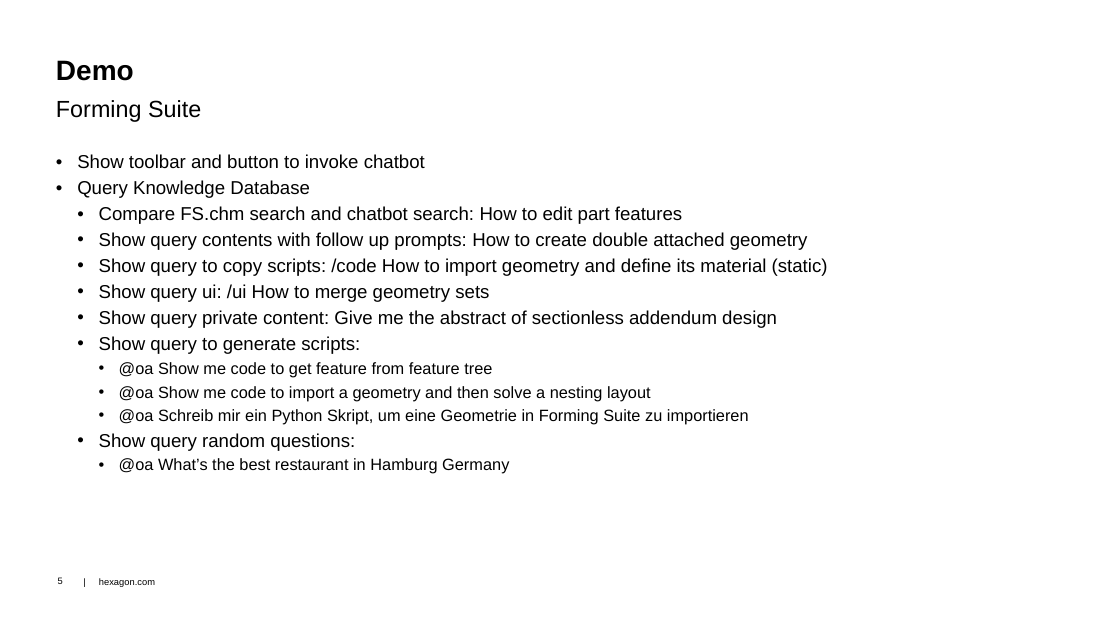
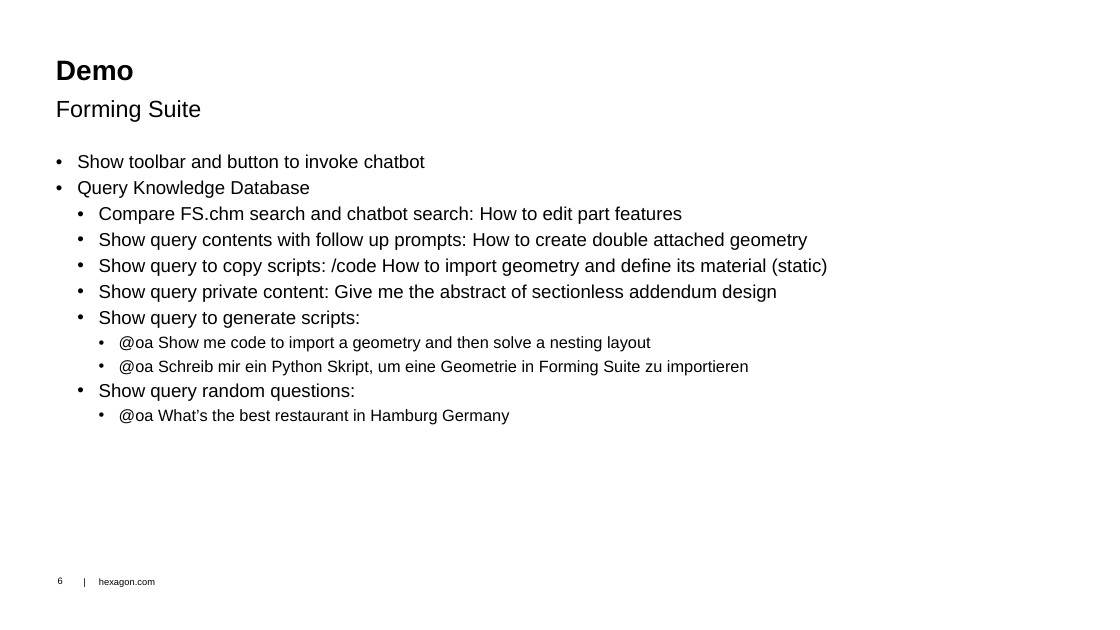
Before and after one commit to dongzgh/protos-vmccopilot, a slide deck: slide 6 of docs/VMC Hackathon 2024 - VMC.Chatbot - Demo.pptx (slide 5 before the commit). Drawn at 1120x630 pixels with LibreOffice and Linux fonts; fonts in the diff are those of the drawing; background and template pictures are left out. Boxes give left, top, right and bottom in pixels: in the first picture for what was removed or moved away, otherwise in the second. Text is boxed around its words. In the diff, an @@ line names an element or a change of style, - is before the commit and + after.

```diff
--- a/docs/VMC Hackathon 2024 - VMC.Chatbot - Demo.pptx
+++ b/docs/VMC Hackathon 2024 - VMC.Chatbot - Demo.pptx
@@ text at bbox=[99, 284, 489, 302]: paragraph removed @@
-  • Show query ui: /ui How to merge geometry sets
@@ text at bbox=[119, 362, 492, 378]: paragraph removed @@
-    • @oa Show me code to get feature from feature tree
```
Also in this commit, not shown: 3 other slides changed, 2 slides added, 1 slide removed.
